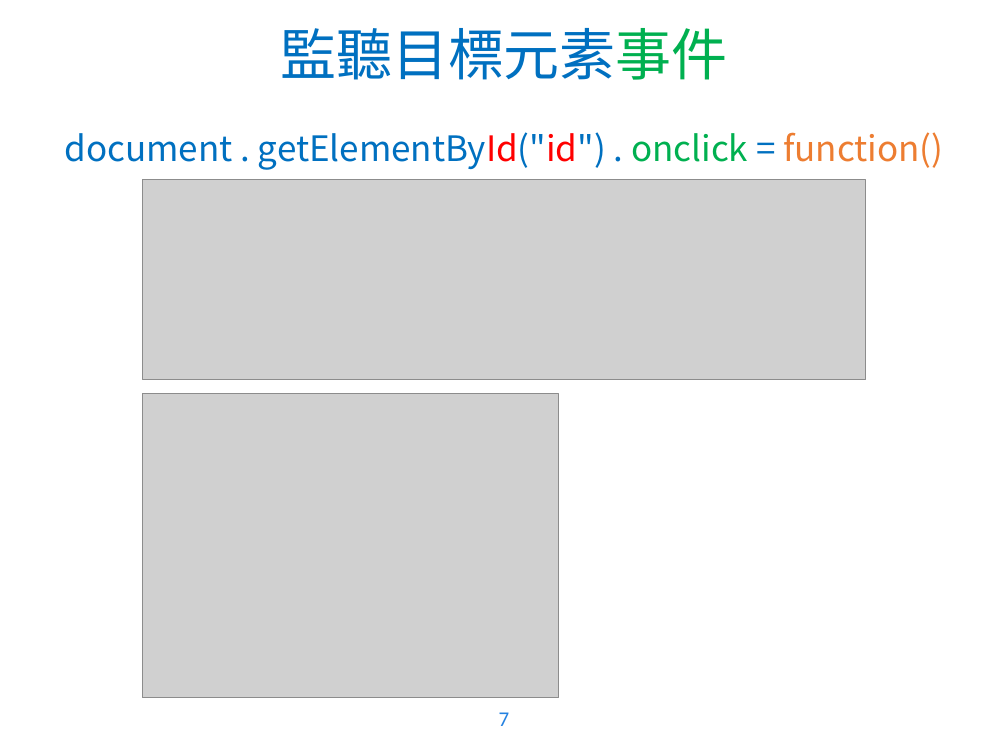
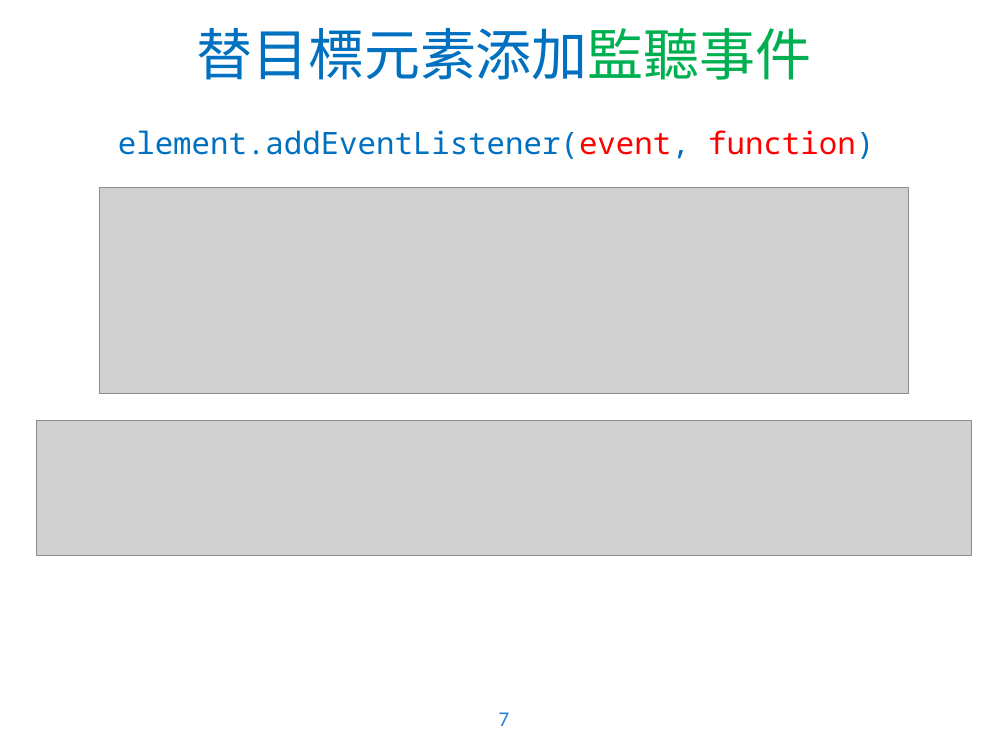
Before and after one commit to WaRTanKE7/WebClubData, a slide deck: slide 7 of 教學簡報/JavaScript - 2.pptx. Drawn at 1008x756 pixels with LibreOffice and Linux fonts; fonts in the diff are those of the drawing; grey boxes stand for pictures; background and template pictures are left out. Boxes give left, top, right and bottom in pixels: in the first picture for what was removed or moved away, otherwise in the second. Text is boxed around its words. In the diff, an @@ line names an element or a change of style, - is before the commit and + after.

```diff
--- a/教學簡報/JavaScript - 2.pptx
+++ b/教學簡報/JavaScript - 2.pptx
@@ title at (196, 28, 811, 80): text changed @@
-監聽目標元素事件
+替目標元素添加監聽事件
@@ text at (118, 130, 874, 159): text changed; size 25 to 22 pt; font Noto Sans CJK SC to Noto Sans Mono @@
-document . getElementById("id") . onclick = function()
+element.addEventListener(event, function)
@@ picture: place and size @@
-picture at (142, 179, 866, 380)
+picture at (100, 187, 908, 394)
@@ picture removed at (142, 394, 558, 699) @@
@@ picture added at (36, 420, 971, 555) @@
```
Also in this commit, not shown: 5 other slides changed, 2 slides added, 1 other file.
